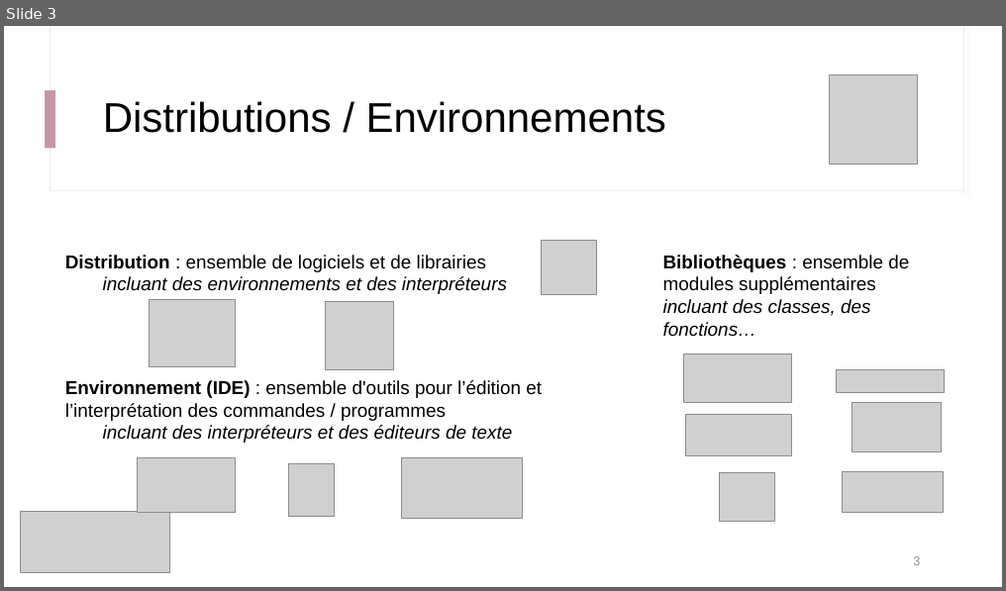
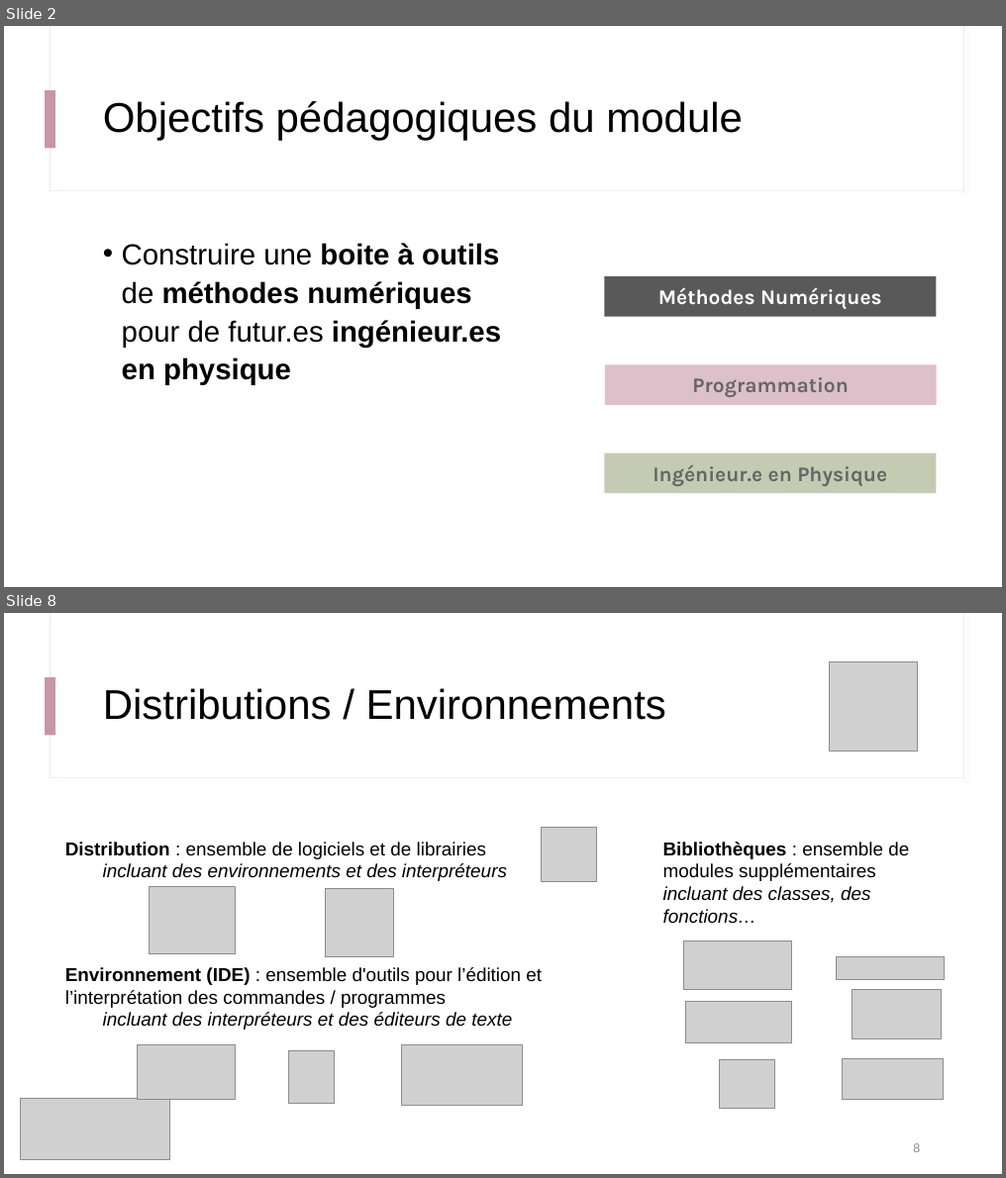
Before and after one commit to IOGS-Digital-Methods/semester-5, a slide deck: ONIP/onip_b1_methodes_numeriques/seance1_demistifier_python/B1_s1_1_Demystifier_Python.pptx. Shown one above the other, each under a label of ours: slide 3 before the commit, slides 2 and 8 after it; the slides between them are not shown. The pictures are 1006x591 and 1006x1178 pixels, drawn with LibreOffice and Linux fonts; fonts in the diff are those of the drawing; grey boxes stand for pictures. Boxes give left, top, right and bottom in pixels: in the first picture for what was removed or moved away, otherwise in the second. Text is boxed around its words. In the diff, an @@ line names an element or a change of style, - is before the commit and + after.

```diff
--- a/ONIP/onip_b1_methodes_numeriques/seance1_demistifier_python/B1_s1_1_Demystifier_Python.pptx
+++ b/ONIP/onip_b1_methodes_numeriques/seance1_demistifier_python/B1_s1_1_Demystifier_Python.pptx
@@ slide 2 added at bbox=[4, 26, 1002, 587], background #FFFFFF; not listed: 3 template elements that a slide beside it also shows @@
@@ title added at bbox=[103, 101, 743, 141], 40 pt, text #000000 @@
+Objectifs pédagogiques du module
@@ text added at bbox=[122, 243, 501, 385], 28 pt, text #000000, bold @@
+• Construire une boite à outils de méthodes numériques pour de futur.es ingénieur.es en physique
@@ rectangle added at bbox=[604, 276, 936, 317], fill #595959, 20 pt, text #FFFFFF, bold @@
+Méthodes Numériques
@@ rectangle added at bbox=[605, 366, 937, 405], fill #DDC0CA, 20 pt, text #666666, bold @@
+Programmation
@@ rectangle added at bbox=[604, 454, 936, 494], fill #C4CBB2, 20 pt, text #666666, bold @@
+Ingénieur.e en Physique
@@ what was slide 3 is now slide 8 @@
```
Also in this commit, not shown: 1 slide changed, 4 other slides added, 1 other file.
